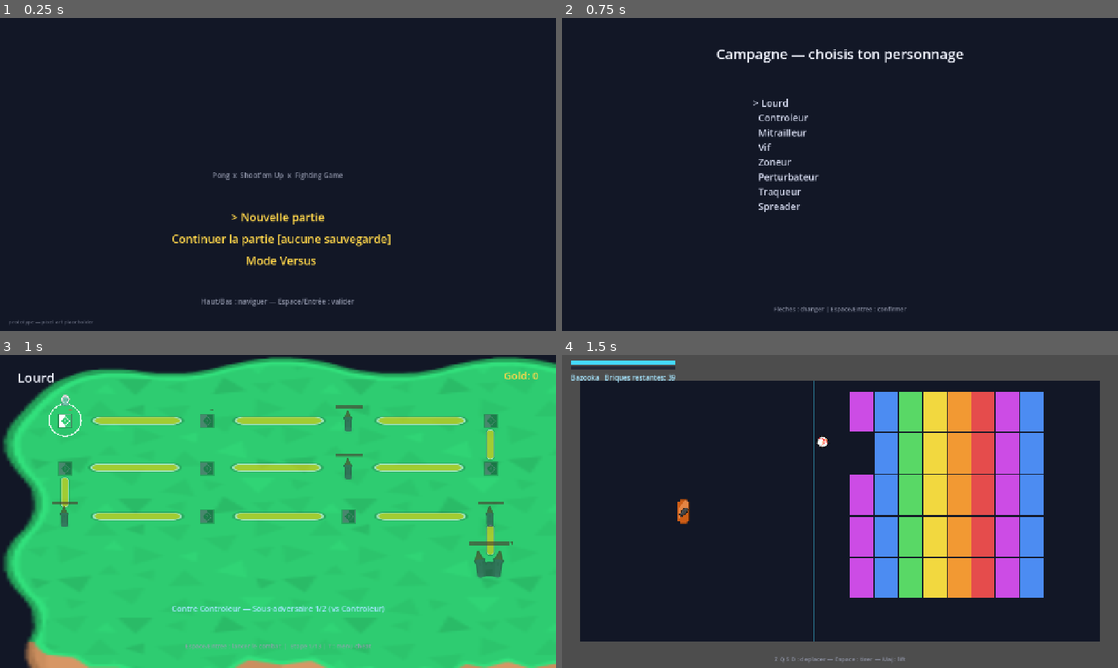
Above: before the commit, frames 1-4 (two rows, left to right).
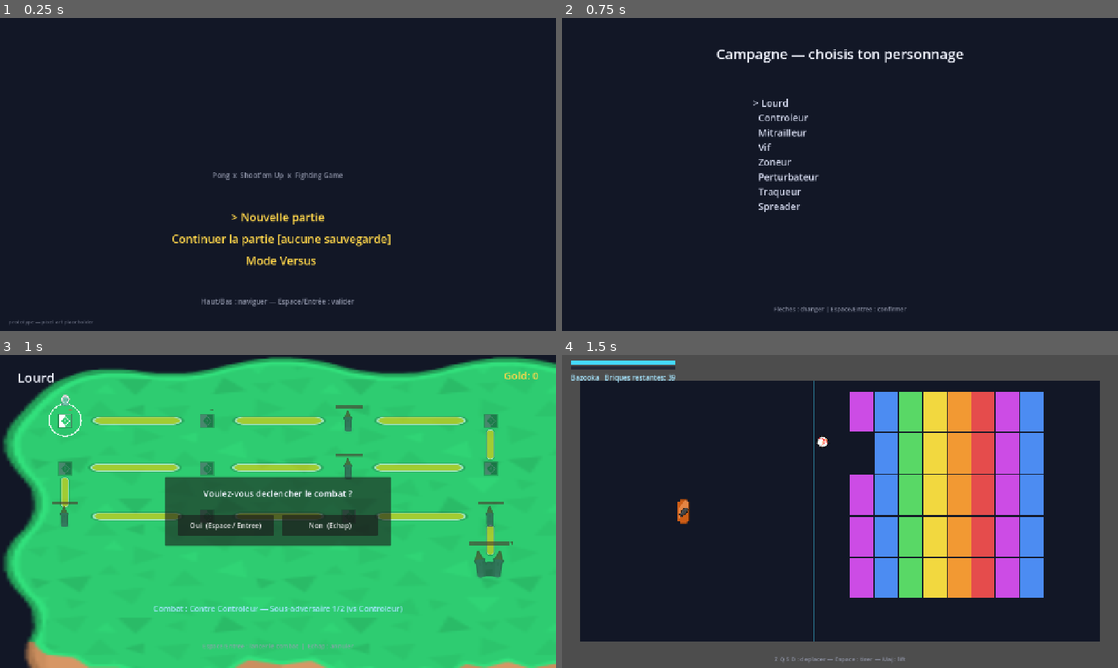
Above: after the commit, the same moments.

Repository: Shakkam/seek_destroy_reflect
Game: Godot game, scene res://scenes/TitleScreen.tscn
Two runs of this game, one before a commit and one after it. Both use one fixed random seed, a clock stepped at 60 frames per second and the inputs below.
Inputs (mouse positions are in pixels of both pictures, inside the frame that each line leads up to):
- Up to frame 1 (0.25 s): no input
- Up to frame 2 (0.75 s): tap Enter at 0.5 s; move the mouse to (962, 158) at 0.52 s; hold Right from 0.53 s (still down); hold Enter from 0.53 s (still down); click (962, 158) at 0.67 s
- Up to frame 3 (1 s): keep holding Right; keep holding Enter; tap Space at 0.77 s; tap U at 0.8 s
- Up to frame 4 (1.5 s): tap Space at 1.07 s; release Right at 1.25 s; release Enter at 1.25 s; drag from (728, 527) to (812, 574) at 1.27 s

Frames 1-2 are identical in both runs. In frame 3, 9.9% of the frame differs, in the area x 27-73%, y 38-95%; in frame 4, nothing differs.

Commit message:
Campaign map: arrow-key navigation + display_step + fight confirmation dialog
- display_step (int) : position visuelle du token, distincte de
  CampaignContext.campaign_step. Initialisee a -1 si le JSON contient une
  case 'depart' et que la campagne n'a pas encore commence (sinon =
  campaign_step pour les joueurs qui reviennent).

- _load_depart_position() : lit la case 'depart' du JSON exporté (si
  présente) et stocke sa position comme ancre initiale du token.

- Navigation flèches directionnelles : _handle_arrow_navigation() detecte
  les touches avec edge-detection (_arrow_prev), calcule la direction
  dominante (haut/bas/gauche/droite) pour chaque paire de cases adjacentes
  via _dominant_direction(), et ne permet d'avancer au-dela de
  campaign_step qu'apres avoir gagne le combat correspondant.

- Tween animé (0.35s EASE_IN_OUT SINE) entre positions ; inputs ignores
  pendant le tween (_is_tweening).

- Dialog de confirmation ('Voulez-vous declencher le combat ?') cree en
  code (Panel + Label + 2 Buttons) et affiche des que le token arrive sur
  la case non resolue. Oui = _confirm_selection(), Non (ou Echap) = reste
  sur place. Le carryover guard (_confirm_prev = true) est seede dans
  _show_confirm_dialog().

- _draw_player_token() utilise desormais _token_draw_position (anime) et
  non plus campaign_step directement ; les marqueurs de statut
  (done/current/locked) restent bases sur campaign_step inchange.

- _refresh() decrit la case regardee (_display_step) plutot que la case
  courante uniquement ; le hint_label s'adapte au contexte (dialog,
  navigation, cheat-menu).

Regression : smoke_test + campaign_setup_check + new_campaign_boot_check
+ reward_reveal_check + passive_reward_check + breakout_check +
space_invaders_check — tous verts. Le FAIL pre-existant
('vs_mini rival grants an unlock') est hors perimetre.

Co-Authored-By: Claude Haiku 4.5 <noreply@anthropic.com>

Diff:
--- a/godot_project/nodes/campaign_map_node.gd
+++ b/godot_project/nodes/campaign_map_node.gd
@@ -109,6 +109,30 @@
 var _cheat_prev := false # cheat menu hotkey (2026-08-09) — no carryover risk, "T" isn't shared with any other screen's confirm key
 var _pulse_time := 0.0
 
+# 2026-08-30 arrow-key navigation + display_step
+# _display_step: the tile the player's token is currently ON visually. Can be
+#   -1 when a JSON "depart" anchor exists and the campaign hasn't started yet.
+#   Ranges from -1 (depart) through 0..campaign_step; never exceeds campaign_step
+#   so the player can't skip past the next unresolved fight.
+#   Distinct from CampaignContext.campaign_step which is the authoritative saved
+#   progress and only ever moves FORWARD after winning a fight.
+# _has_depart/_depart_position: whether the exported JSON defines a "depart"
+#   anchor and its (x, y) screen position on the PNG.
+# _token_draw_position: the ANIMATED position of the player token sprite;
+#   interpolated by a Tween during navigation, resting at _get_position_for_step
+#   (_display_step) otherwise.
+# _is_tweening: true while a navigation Tween is running — arrow inputs ignored.
+# _confirm_dialog_active: true while the fight-confirmation panel is visible.
+var _display_step: int = 0
+var _has_depart: bool = false
+var _depart_position: Vector2 = Vector2.ZERO
+var _token_draw_position: Vector2 = Vector2.ZERO
+var _is_tweening: bool = false
+var _confirm_dialog_active: bool = false
+var _confirm_panel: Panel = null
+# Edge-detection state for each arrow key (detect press, not hold)
+var _arrow_prev: Dictionary = {KEY_UP: false, KEY_DOWN: false, KEY_LEFT: false, KEY_RIGHT: false}
+
 func _ready() -> void:
 	if not CampaignContext.campaign:
 		# Reached directly (e.g. editor testing) without picking a campaign
@@ -129,6 +153,23 @@
 	var character_id: String = CampaignContext.campaign.character.id
 	var step := clampi(CampaignSave.get_campaign_progress(character_id), 0, _tile_types.size() - 1)
 	CampaignContext.enter_campaign(CampaignContext.campaign, step)
+
+	# 2026-08-30 arrow-key navigation: initialise display_step and the token.
+	# Fresh campaign (step 0) with a depart anchor: start the token at the
+	# depart position, one key-press away from the first fight. Any other case
+	# (returning player, or no depart): land right on the current fight tile.
+	_load_depart_position(character_id)
+	if _has_depart and CampaignContext.campaign_step == 0:
+		_display_step = -1
+	else:
+		_display_step = CampaignContext.campaign_step
+	_token_draw_position = _get_position_for_step(_display_step)
+	_create_confirm_dialog()
+	# When landing on the fight tile immediately (returning player, or no
+	# depart on step 0), show the prompt straight away.
+	if _display_step >= 0 and _display_step == CampaignContext.campaign_step \
+			and _display_step < _tile_types.size():
+		_show_confirm_dialog()
 
 	title_label.text = CampaignContext.campaign.character.display_name
 	_refresh()
@@ -340,23 +381,35 @@
 	_pulse_time += delta
 	queue_redraw() # cheap for a handful of texture blits + a pulsing ring/token
 
-	var confirm := Input.is_physical_key_pressed(KEY_SPACE) or Input.is_physical_key_pressed(KEY_ENTER) \
-		or Input.get_joy_axis(0, JOY_AXIS_TRIGGER_RIGHT) > 0.4
-	if confirm and not _confirm_prev:
-		_confirm_selection()
-	_confirm_prev = confirm
-
-	# Cheat menu (2026-08-09) — dev/debug entry point, unchanged from the
-	# tree-map version.
+	# --- Confirmation dialog open: Espace/Entrée = Oui, Échap = Non --------
+	# Arrow keys are also forwarded to _hide_confirm_dialog so the player can
+	# dismiss the dialog by moving the token back without hunting for Escape.
+	if _confirm_dialog_active:
+		var confirm := Input.is_physical_key_pressed(KEY_SPACE) or Input.is_physical_key_pressed(KEY_ENTER) \
+			or Input.get_joy_axis(0, JOY_AXIS_TRIGGER_RIGHT) > 0.4
+		if confirm and not _confirm_prev:
+			_confirm_selection()
+		_confirm_prev = confirm
+		if Input.is_physical_key_pressed(KEY_ESCAPE):
+			_hide_confirm_dialog()
+		return  # while dialog is up, no navigation / cheat-menu / escape-to-title
+
+	# --- Cheat menu (dev/debug only) ----------------------------------------
+	# 2026-08-09 — unchanged from the tree-map version.
 	if OS.is_debug_build() and Input.is_physical_key_pressed(KEY_T) and not _cheat_prev:
 		get_tree().change_scene_to_file("res://scenes/CampaignCheatMenu.tscn")
 	_cheat_prev = Input.is_physical_key_pressed(KEY_T)
 
-	# 2026-08-18 (Camil: "dans les menus, quand je fais Echap, que ca
-	# revienne en arriere") — the title screen is the one universal,
-	# unambiguous "back" target, unchanged from the tree-map version.
+	# --- Escape → title screen ----------------------------------------------
+	# 2026-08-18 (Camil: "dans les menus, quand je fais Echap, que ca revienne
+	# en arriere") — unchanged from the tree-map version; only fires when no
+	# confirm dialog is open (handled above).
 	if Input.is_physical_key_pressed(KEY_ESCAPE):
 		get_tree().change_scene_to_file("res://scenes/TitleScreen.tscn")
+
+	# --- Arrow-key navigation (ignored while a tween is running) ------------
+	if not _is_tweening:
+		_handle_arrow_navigation()
 
 ## 2026-08-18 ("un monde par rival... on peut inventer plein de mini jeux
 ## sympa") — a mook-slot encounter can route somewhere other than a plain
@@ -380,33 +433,42 @@
 	var character_id: String = CampaignContext.campaign.character.id
 	currency_label.text = "Gold: %d" % CampaignSave.get_currency(character_id)
 
-	var step := CampaignContext.campaign_step
+	var real_step := CampaignContext.campaign_step
 	var total := _tile_types.size()
 
-	if step >= total:
+	# Description reflects the tile the player is currently LOOKING AT
+	# (_display_step), not necessarily the next fight to trigger (real_step).
+	if _display_step == -1:
+		description_label.text = "Debut du chemin — utilisez les fleches pour avancer."
+	elif _display_step >= total:
 		description_label.text = "Campagne terminee !"
 	else:
-		var opponent: CharacterData = _tile_encounters[step].opponent if _tile_encounters[step] else null
+		var viewed := _display_step
+		var opponent: CharacterData = _tile_encounters[viewed].opponent if _tile_encounters[viewed] else null
 		var opponent_name := opponent.display_name if opponent else "?"
-		match _tile_types[step]:
+		var done_prefix := "" if viewed == real_step else "[Termine] "
+		match _tile_types[viewed]:
 			TileType.MOOK:
-				var branch: MiniBranchData = _tile_branches[step]
+				var branch: MiniBranchData = _tile_branches[viewed]
 				if branch:
-					description_label.text = "%s — Sous-adversaire %d/2 (vs %s)" % [branch.display_name, _tile_mook_index[step], opponent_name]
+					description_label.text = "%sCombat : %s — Sous-adversaire %d/2 (vs %s)" % [done_prefix, branch.display_name, _tile_mook_index[viewed], opponent_name]
 				else:
-					# JSON-based tile: no branch context, just show opponent
-					description_label.text = "Combat %d (vs %s)" % [_tile_mook_number[step], opponent_name]
+					description_label.text = "%sCombat %d (vs %s)" % [done_prefix, _tile_mook_number[viewed], opponent_name]
 			TileType.MINIBOSS:
 				var twist_suffix := ""
-				if _tile_encounters[step].twist:
-					twist_suffix = " (Twist : %s)" % _tile_encounters[step].twist.display_name
-				description_label.text = "Rival : %s%s" % [opponent_name, twist_suffix]
+				if _tile_encounters[viewed].twist:
+					twist_suffix = " (Twist : %s)" % _tile_encounters[viewed].twist.display_name
+				description_label.text = "%sRival : %s%s" % [done_prefix, opponent_name, twist_suffix]
 			_: # TileType.BOSS
-				description_label.text = "Combat final : l'Organisateur du tournoi."
-
-	hint_label.text = "Espace/Entree : lancer le combat  |  Etape %d/%d" % [mini(step + 1, total), total]
-	if OS.is_debug_build():
-		hint_label.text += " | T : menu cheat"
+				description_label.text = "%sCombat final : l'Organisateur du tournoi." % done_prefix
+
+	# Hint line adapts to current context
+	if _confirm_dialog_active:
+		hint_label.text = "Espace/Entree : lancer le combat  |  Echap : annuler"
+	else:
+		hint_label.text = "Fleches : naviguer  |  Etape %d/%d" % [mini(real_step + 1, total), total]
+	if OS.is_debug_build() and not _confirm_dialog_active:
+		hint_label.text += " | T : cheat"
 	queue_redraw()
 
 func _tile_status(i: int) -> String:
@@ -473,6 +535,10 @@
 		draw_texture_rect(_map_background, Rect2(0.0, 0.0, 1280.0, 720.0), false)
 		for i in total:
 			_draw_case_marker(i)
+		# Token is drawn AFTER the markers so it sits on top; its position
+		# is animated (_token_draw_position) and may differ from the "current"
+		# fight tile when the player is exploring backwards.
+		_draw_player_token(_token_draw_position, 18.0)
 		return
 
 	# Fallback: no custom map for this character yet — the original
@@ -488,9 +554,17 @@
 
 	for i in total:
 		_draw_tile(i)
+	# Token drawn on top at its animated position; pick a sensible base radius
+	if total > 0:
+		var tok_radius := MOOK_RADIUS  # default when at depart or out of range
+		if _display_step >= 0 and _display_step < total:
+			tok_radius = _tile_radius(_display_step)
+		_draw_player_token(_token_draw_position, tok_radius)
 
 ## Real-map overlay: the art already shows the tile, so a marker only needs
 ## to communicate STATUS (done/current/locked), not identity.
+## The player token is NOT drawn here — it is drawn separately in _draw() at
+## _token_draw_position, which may be on a different tile (exploration mode).
 func _draw_case_marker(i: int) -> void:
 	var center := _tile_position(i)
 	match _tile_status(i):
@@ -498,8 +572,9 @@
 			draw_circle(center, 11.0, COLOR_DONE)
 			draw_arc(center, 11.0, 0.0, TAU, 24, Color(0, 0, 0, 0.35), 2.0)
 		"current":
+			# Pulse ring anchors the "next fight" tile visually even when the
+			# token has wandered away from it during backwards exploration.
 			_draw_current_pulse(center, 18.0)
-			_draw_player_token(center, 18.0)
 		_: # locked
 			draw_circle(center, 9.0, Color(0.1, 0.1, 0.14, 0.6))
 			draw_arc(center, 9.0, 0.0, TAU, 20, Color(1, 1, 1, 0.25), 1.5)
@@ -537,8 +612,9 @@
 	draw_texture_rect(tex, rect, false, tint)
 
 	if status == "current":
+		# Pulse ring marks the next fight; the player token is drawn on top
+		# in _draw() at _token_draw_position (exploration may differ from here)
 		_draw_current_pulse(center, radius)
-		_draw_player_token(center, radius)
 
 func _draw_current_pulse(center: Vector2, base_radius: float) -> void:
 	var pulse_radius := base_radius + 10.0 + sin(_pulse_time * 4.0) * 4.0
@@ -546,9 +622,191 @@
 
 ## The "you are here" marker — a small creature icon floating (and gently
 ## bobbing) above the current tile, Mario-overworld-sprite style.
+## `center` is now _token_draw_position (animated), not necessarily the tile's
+## own (x, y) — see _draw() where this is called.
 func _draw_player_token(center: Vector2, base_radius: float) -> void:
 	var bob := sin(_pulse_time * 3.0) * 4.0
 	var native := PLAYER_TOKEN_TEX.get_size()
 	var token_size := Vector2(34.0, 34.0 * native.y / native.x)
 	var pos := center + Vector2(-token_size.x / 2.0, -base_radius - token_size.y - 6.0 + bob)
 	draw_texture_rect(PLAYER_TOKEN_TEX, Rect2(pos, token_size), false)
+
+# ---------------------------------------------------------------------------
+# 2026-08-30 — Arrow-key navigation helpers
+# ---------------------------------------------------------------------------
+
+## Reads the "depart" case from the character's exported JSON and populates
+## _has_depart / _depart_position. Only meaningful when in custom-map mode
+## (_map_background != null); procedural-fallback characters have no JSON
+## and therefore no depart anchor.
+func _load_depart_position(character_id: String) -> void:
+	_has_depart = false
+	_depart_position = Vector2.ZERO
+	if not _map_background:
+		return  # procedural mode — no exported JSON, no depart case
+	var json_path := _map_json_path(character_id)
+	var file := FileAccess.open(json_path, FileAccess.READ)
+	if not file:
+		return
+	var data = JSON.parse_string(file.get_as_text())
+	if typeof(data) != TYPE_DICTIONARY or not data.has("cases") or typeof(data["cases"]) != TYPE_ARRAY:
+		return
+	for c in data["cases"]:
+		if typeof(c) == TYPE_DICTIONARY and c.get("type", "") == "depart":
+			_depart_position = Vector2(c.get("x", 0.0), c.get("y", 0.0))
+			_has_depart = true
+			return
+
+## Maps a display_step value to its screen position:
+##   -1  → _depart_position (if _has_depart, else falls back to tile 0)
+##   0..N-1 → _tile_positions[step]
+## Out-of-range values return Vector2.ZERO — callers guard against them.
+func _get_position_for_step(step: int) -> Vector2:
+	if step == -1:
+		if _has_depart:
+			return _depart_position
+		return _tile_positions[0] if _tile_positions.size() > 0 else Vector2.ZERO
+	if step >= 0 and step < _tile_positions.size():
+		return _tile_positions[step]
+	return Vector2.ZERO
+
+## Returns the KEY_* constant (UP / DOWN / LEFT / RIGHT) that most closely
+## describes the screen direction from `from_pos` to `to_pos`, using Godot's
+## y-down screen coordinate convention (positive y = downward = KEY_DOWN).
+func _dominant_direction(from_pos: Vector2, to_pos: Vector2) -> int:
+	var delta := to_pos - from_pos
+	if absf(delta.x) >= absf(delta.y):
+		return KEY_RIGHT if delta.x > 0.0 else KEY_LEFT
+	else:
+		return KEY_DOWN if delta.y > 0.0 else KEY_UP
+
+## Edge-detects freshly-pressed arrow keys and starts a Tween toward the
+## adjacent step in that direction when valid. One move per call at most
+## (avoids two keys pressed simultaneously producing two moves).
+func _handle_arrow_navigation() -> void:
+	var arrow_keys := [KEY_UP, KEY_DOWN, KEY_LEFT, KEY_RIGHT]
+	var moved := false
+	for key in arrow_keys:
+		var pressed_now: bool = Input.is_physical_key_pressed(key)
+		var was_pressed: bool = _arrow_prev.get(key, false)
+		if pressed_now and not was_pressed and not moved:
+			var target := _target_step_for_key(key)
+			if target != _display_step:
+				_move_to_display_step(target)
+				moved = true
+		_arrow_prev[key] = pressed_now
+
+## Returns the display_step we would move to if `key` is pressed now, or
+## _display_step unchanged if that direction doesn't map to a valid neighbour.
+##
+## Navigation rules:
+##  - Can go BACK  to display_step-1 (or to depart at -1 from step 0).
+##  - Can go FORWARD only when display_step < campaign_step, i.e. the target
+##    step has already been cleared. The player can NEVER skip past campaign_step
+##    — that requires winning the fight first.
+func _target_step_for_key(key: int) -> int:
+	var cur_pos := _get_position_for_step(_display_step)
+
+	# Backward: step -1 (depart, if it exists) or step-1 (any step > 0)
+	var can_go_back := _display_step > 0 or (_has_depart and _display_step == 0)
+	if can_go_back:
+		var prev_step := _display_step - 1
+		var prev_pos := _get_position_for_step(prev_step)
+		if _dominant_direction(cur_pos, prev_pos) == key:
+			return prev_step
+
+	# Forward: next step must already be completed (display_step < campaign_step)
+	# Note: -1 < N is always true for any N >= 0, so depart → step 0 is
+	# naturally handled here even on a brand-new campaign (campaign_step == 0
+	# means step 0 is the NEXT fight, not yet cleared — but we DO allow moving
+	# from depart to step 0 so the player can reach the fight and see the dialog).
+	# The "step 0 is a depart-arrival, not a free advance" logic is enforced by
+	# _on_arrive_at_display_step: showing the dialog when display_step == campaign_step.
+	var can_go_forward := _display_step < CampaignContext.campaign_step \
+		or _display_step == -1  # depart → step 0 always allowed
+	can_go_forward = can_go_forward and (_display_step + 1) < _tile_positions.size()
+	if can_go_forward:
+		var next_step := _display_step + 1
+		var next_pos := _get_position_for_step(next_step)
+		if _dominant_direction(cur_pos, next_pos) == key:
+			return next_step
+
+	return _display_step  # key doesn't map to any navigable neighbour
+
+## Starts an animated move of the player token to `target_step`.
+## Inputs are blocked while the Tween runs. The confirm dialog (if open) is
+## dismissed first — the player is navigating away.
+func _move_to_display_step(target_step: int) -> void:
+	_hide_confirm_dialog()
+	_display_step = target_step
+	_is_tweening = true
+	var end_pos := _get_position_for_step(target_step)
+	var tween := create_tween()
+	tween.set_ease(Tween.EASE_IN_OUT)
+	tween.set_trans(Tween.TRANS_SINE)
+	tween.tween_property(self, "_token_draw_position", end_pos, 0.35)
+	tween.tween_callback(func():
+		_is_tweening = false
+		_on_arrive_at_display_step(target_step)
+	)
+
+## Called when the token's tween has finished and the token has landed on
+## `arrived_step`. If that step is the current unresolved fight tile, shows
+## the combat-confirmation dialog.
+func _on_arrive_at_display_step(arrived_step: int) -> void:
+	_refresh()
+	if arrived_step < 0 or arrived_step >= _tile_types.size():
+		return  # depart anchor or out-of-range — no combat to trigger
+	if arrived_step != CampaignContext.campaign_step:
+		return  # already-done tile — just update the description, no combat prompt
+	# Landed on the next unresolved fight tile → ask the player
+	# (_tile_types only contains MOOK / MINIBOSS / BOSS — custom_bonus and
+	# depart are filtered out of the combat sequence and never land here)
+	_show_confirm_dialog()
+
+## Builds the fight-confirmation dialog as a child Panel in code — no scene
+## modification needed. Hidden by default; shown by _show_confirm_dialog().
+func _create_confirm_dialog() -> void:
+	_confirm_panel = Panel.new()
+	_confirm_panel.size = Vector2(520.0, 160.0)
+	_confirm_panel.position = Vector2(1280.0 / 2.0 - 260.0, 720.0 / 2.0 - 80.0)
+	_confirm_panel.visible = false
+	add_child(_confirm_panel)
+
+	var lbl := Label.new()
+	lbl.text = "Voulez-vous declencher le combat ?"
+	lbl.horizontal_alignment = HORIZONTAL_ALIGNMENT_CENTER
+	lbl.add_theme_font_size_override("font_size", 20)
+	lbl.add_theme_color_override("font_color", Color(0.95, 0.96, 1.0, 1.0))
+	lbl.size = Vector2(480.0, 40.0)
+	lbl.position = Vector2(20.0, 24.0)
+	_confirm_panel.add_child(lbl)
+
+	var oui := Button.new()
+	oui.text = "Oui  (Espace / Entree)"
+	oui.size = Vector2(220.0, 48.0)
+	oui.position = Vector2(30.0, 88.0)
+	oui.pressed.connect(_confirm_selection)
+	_confirm_panel.add_child(oui)
+
+	var non := Button.new()
+	non.text = "Non  (Echap)"
+	non.size = Vector2(220.0, 48.0)
+	non.position = Vector2(270.0, 88.0)
+	non.pressed.connect(_hide_confirm_dialog)
+	_confirm_panel.add_child(non)
+
+func _show_confirm_dialog() -> void:
+	if not _confirm_panel:
+		return
+	_confirm_dialog_active = true
+	_confirm_panel.visible = true
+	_confirm_prev = true  # seed the carryover guard so a held key doesn't insta-trigger
+	_refresh()
+
+func _hide_confirm_dialog() -> void:
+	if not _confirm_panel:
+		return
+	_confirm_dialog_active = false
+	_confirm_panel.visible = false
+	_refresh()
